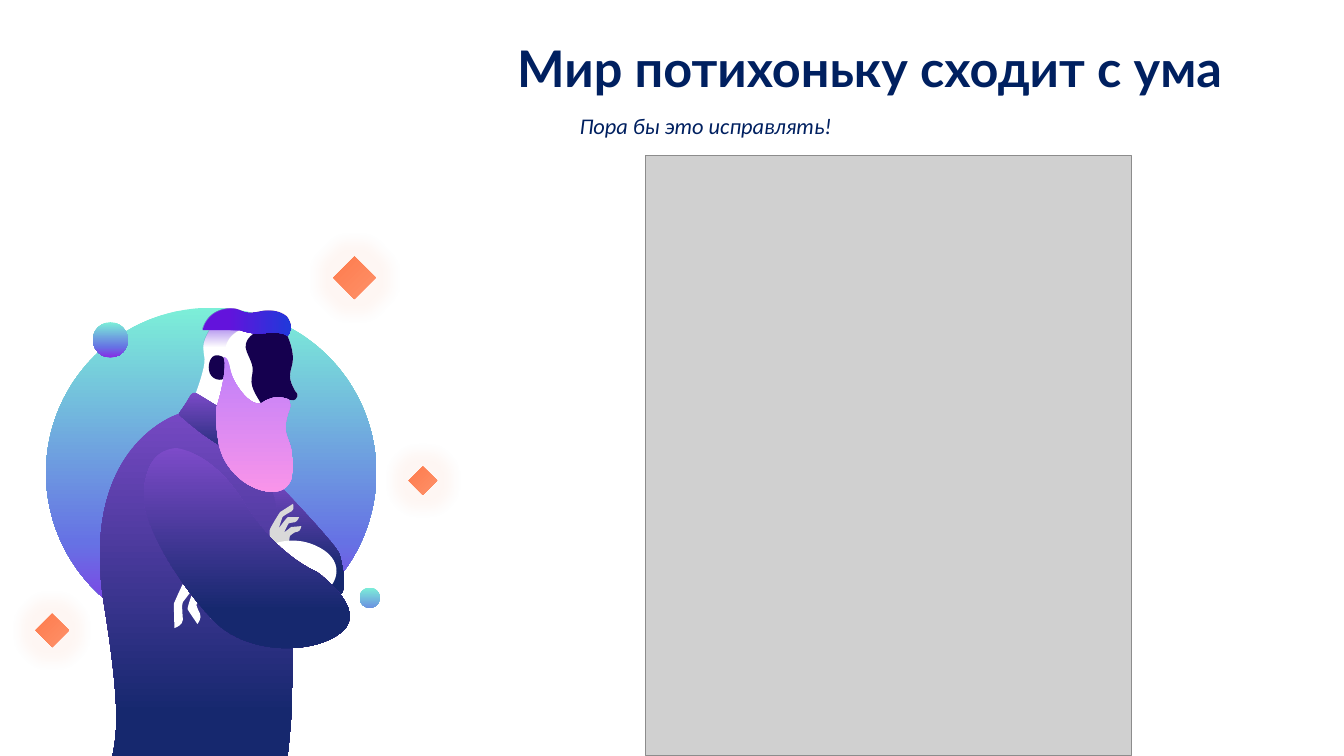
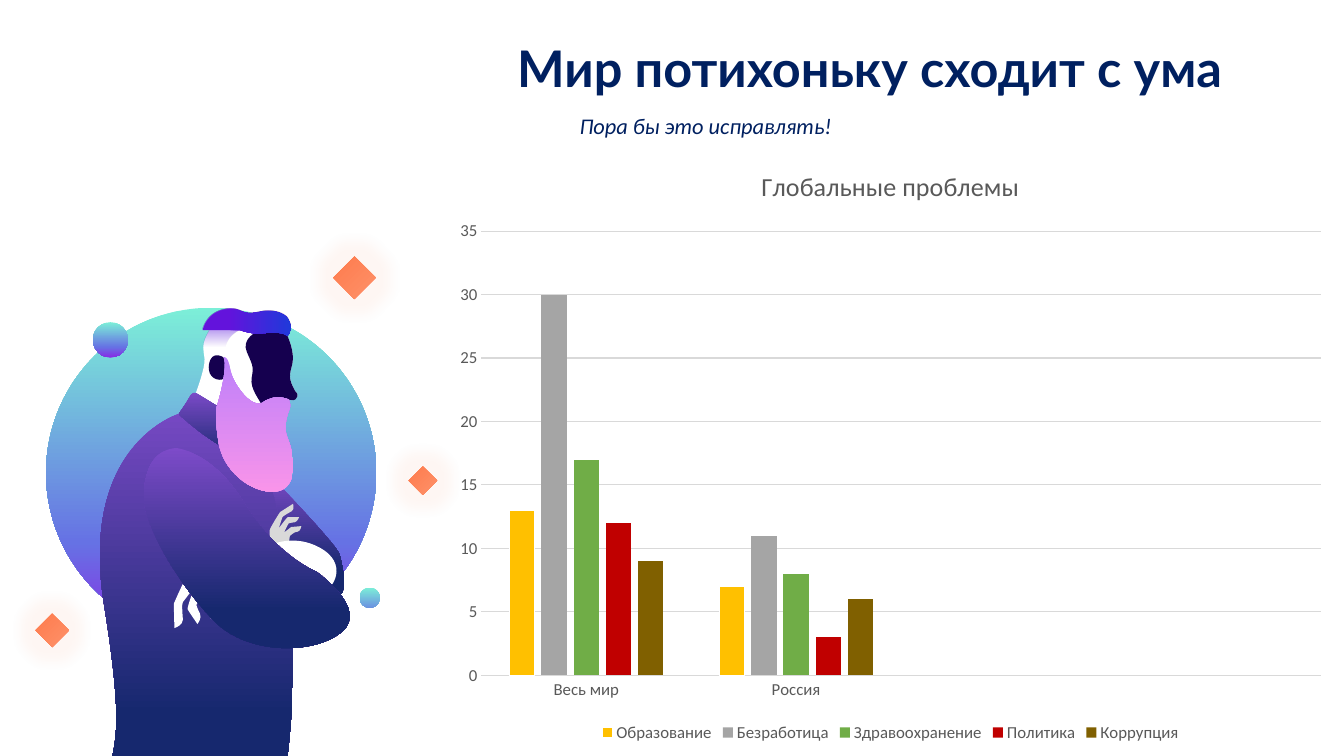
Before and after one commit to romka-best/NeoBrain_App, a slide deck: slide 5 of NeoBrain.pptx. Drawn at 1344x756 pixels with LibreOffice and Linux fonts; fonts in the diff are those of the drawing; grey boxes stand for pictures. Boxes give left, top, right and bottom in pixels: in the first picture for what was removed or moved away, otherwise in the second. Text is boxed around its words. In the diff, an @@ line names an element or a change of style, - is before the commit and + after.

```diff
--- a/NeoBrain.pptx
+++ b/NeoBrain.pptx
@@ column chart added at [443, 149, 1339, 747] @@
+title "Глобальные проблемы "
+categories: Весь мир, Россия
+Образование: 13, 7, -, -
+Безработица: 30, 11, -, -
+Здравоохранение: 17, 8, -, -
+Политика: 12, 3, -, -
+Коррупция: 9, 6, -, -
@@ picture removed at [645, 156, 1132, 756] @@
```
Also in this commit, not shown: 6 other slides changed, 1 slide added, 1 slide removed, 27 other files.
